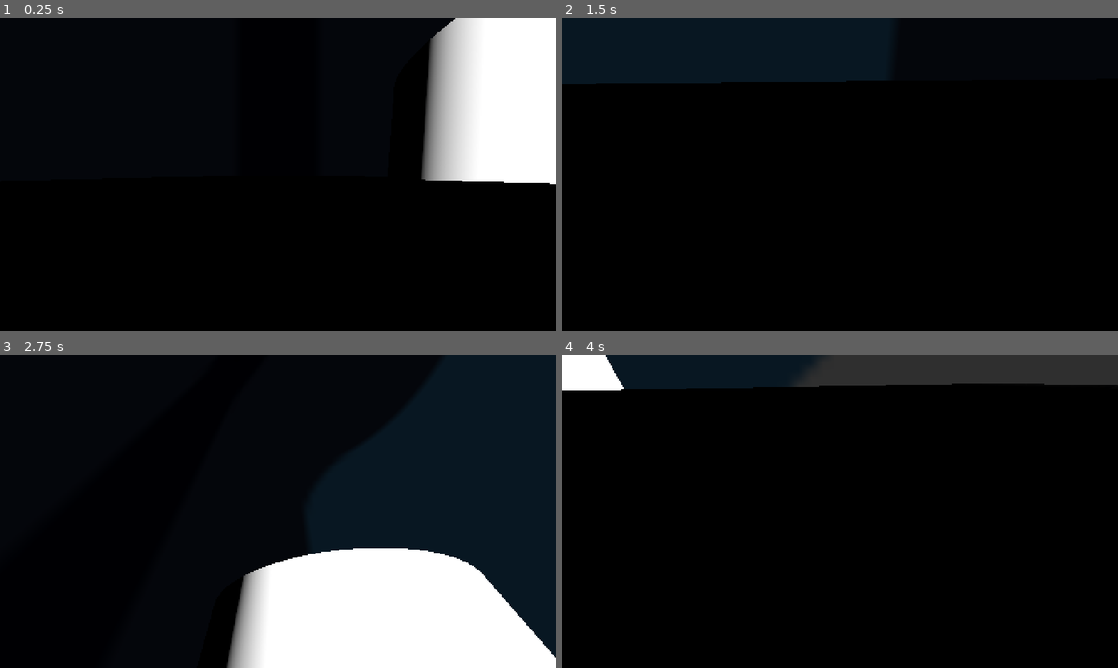
Above: before the commit, frames 1-4 (two rows, left to right).
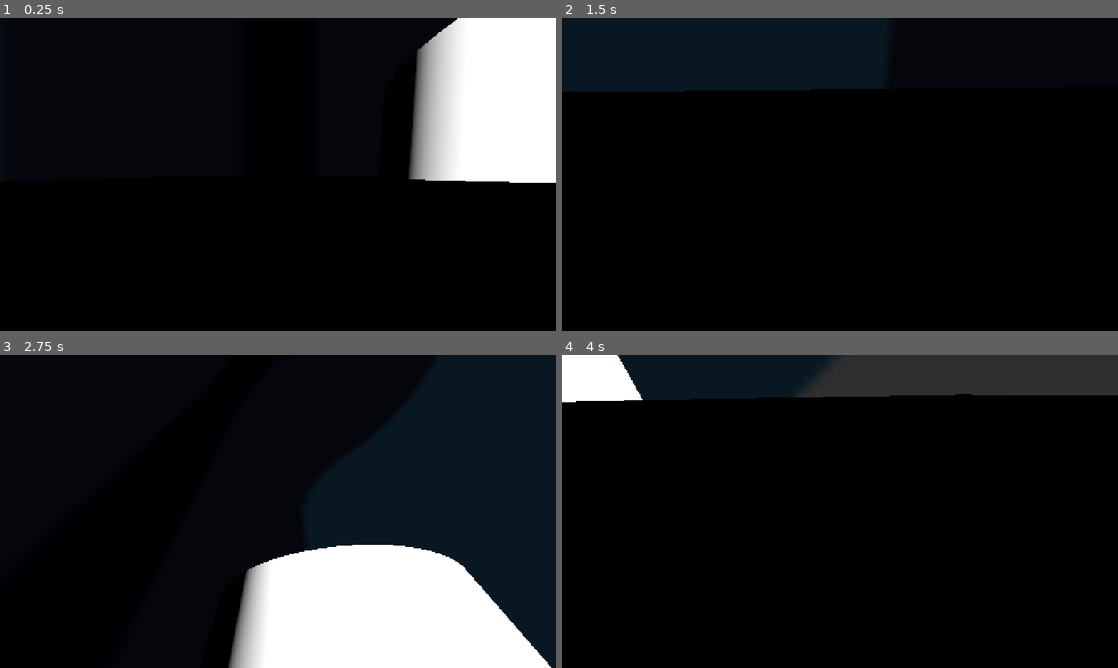
Above: after the commit, the same moments.

Repository: khromeengine/let-me-fix-my-controls
Game: Godot game, scene res://scenes/levels/level_test.tscn
Same seed, same stepped clock (60 frames per second), same inputs: the game is played once before the commit and once after it. The engine's default icon, where the game draws it, is replaced by a stand-in: a white triangle on a blue panel in a dark square.
Inputs (mouse positions are in pixels of both pictures, inside the frame that each line leads up to):
- Up to frame 1 (0.25 s): no input
- Up to frame 2 (1.5 s): tap Enter at 0.5 s; move the mouse to (962, 158) at 0.52 s; hold Space (strafe_right) 0.53-1.25 s; click (962, 158) at 0.67 s; drag from (728, 190) to (812, 237) at 1.27 s
- Up to frame 3 (2.75 s): tap Space (strafe_right) at 2 s; move the mouse to (333, 442) at 2.02 s; hold Space (strafe_right) from 2.03 s (still down); click (333, 442) at 2.17 s
- Up to frame 4 (4 s): release Space (strafe_right) at 2.75 s; tap Enter at 2.75 s; drag from (812, 574) to (673, 464) at 2.77 s; tap Space (strafe_right) at 3.5 s; move the mouse to (1006, 558) at 3.52 s; hold A (strafe_left) from 3.53 s (still down); click (1006, 558) at 3.67 s

The runs differ from the first frame. In frame 1, 4.5% of the frame differs, in the area x 73-100%, y 0-54%; in frame 2, 1.5%; in frame 3, 1.4%; in frame 4, 3.8%.

Commit message:
some more slierdsers

Diff:
--- a/scenes/in_game_menu.tscn
+++ b/scenes/in_game_menu.tscn
@@ -78,7 +78,7 @@
 layout_mode = 2
 text = "Exit Game"
 
-[node name="SettingsMenu" type="Control" parent="." unique_id=1858310855 node_paths=PackedStringArray("control_body", "sound_body", "control_selection_button", "sound_selection_button", "return_button")]
+[node name="SettingsMenu" type="Control" parent="." unique_id=1858310855 node_paths=PackedStringArray("game_body", "control_body", "sound_body", "game_selection_button", "control_selection_button", "sound_selection_button", "return_button", "sensitivity_slider", "fov_slider")]
 layout_mode = 1
 anchors_preset = 8
 anchor_left = 0.5
@@ -92,11 +92,15 @@
 grow_horizontal = 2
 grow_vertical = 2
 script = ExtResource("2_0rq4b")
+game_body = NodePath("SettingsBody/ToggleSettings/GameBody")
 control_body = NodePath("SettingsBody/ToggleSettings/ControlsBody")
 sound_body = NodePath("SettingsBody/ToggleSettings/SoundBody")
+game_selection_button = NodePath("SettingsBody/SettingSelect/SettingsSelection/GameButton")
 control_selection_button = NodePath("SettingsBody/SettingSelect/SettingsSelection/ControlsButton")
 sound_selection_button = NodePath("SettingsBody/SettingSelect/SettingsSelection/SoundButton")
 return_button = NodePath("SettingsBody/SettingSelect/SettingsSelection/ReturnButton")
+sensitivity_slider = NodePath("SettingsBody/ToggleSettings/GameBody/CameraSensitivity/HSlider")
+fov_slider = NodePath("SettingsBody/ToggleSettings/GameBody/FOV/HSlider")
 
 [node name="SettingsBody" type="HBoxContainer" parent="SettingsMenu" unique_id=1183975511]
 layout_mode = 1
@@ -129,6 +133,10 @@
 offset_bottom = 75.0
 size_flags_vertical = 0
 
+[node name="GameButton" type="Button" parent="SettingsMenu/SettingsBody/SettingSelect/SettingsSelection" unique_id=715842410]
+layout_mode = 2
+text = "Game"
+
 [node name="ControlsButton" type="Button" parent="SettingsMenu/SettingsBody/SettingSelect/SettingsSelection" unique_id=1615069969]
 layout_mode = 2
 text = "Controls
@@ -147,7 +155,42 @@
 size_flags_horizontal = 3
 size_flags_stretch_ratio = 6.89
 
+[node name="GameBody" type="VBoxContainer" parent="SettingsMenu/SettingsBody/ToggleSettings" unique_id=2106940033]
+layout_mode = 0
+offset_right = 40.0
+offset_bottom = 40.0
+
+[node name="CameraSensitivity" type="HBoxContainer" parent="SettingsMenu/SettingsBody/ToggleSettings/GameBody" unique_id=1692095144]
+layout_mode = 2
+
+[node name="Label" type="Label" parent="SettingsMenu/SettingsBody/ToggleSettings/GameBody/CameraSensitivity" unique_id=1405257163]
+layout_mode = 2
+text = "Camera Sensitivity"
+
+[node name="HSlider" type="HSlider" parent="SettingsMenu/SettingsBody/ToggleSettings/GameBody/CameraSensitivity" unique_id=250603064]
+custom_minimum_size = Vector2(100, 0)
+layout_mode = 2
+size_flags_horizontal = 10
+max_value = 1.0
+step = 0.01
+
+[node name="FOV" type="HBoxContainer" parent="SettingsMenu/SettingsBody/ToggleSettings/GameBody" unique_id=1273951729]
+layout_mode = 2
+
+[node name="Label" type="Label" parent="SettingsMenu/SettingsBody/ToggleSettings/GameBody/FOV" unique_id=1406435474]
+layout_mode = 2
+text = "FOV"
+
+[node name="HSlider" type="HSlider" parent="SettingsMenu/SettingsBody/ToggleSettings/GameBody/FOV" unique_id=1925099711]
+custom_minimum_size = Vector2(100, 0)
+layout_mode = 2
+size_flags_horizontal = 10
+min_value = 40.0
+max_value = 120.0
+value = 85.0
+
 [node name="ControlsBody" type="ScrollContainer" parent="SettingsMenu/SettingsBody/ToggleSettings" unique_id=1360096592]
+visible = false
 custom_minimum_size = Vector2(250, 300)
 propagate_maximum_size = true
 layout_mode = 1
--- a/scripts/globals/controls_manager.gd
+++ b/scripts/globals/controls_manager.gd
@@ -1,10 +1,14 @@
 extends Node
 
 var camera_sensitivity: float = 0.1
+var fov: float = 80
 
 signal open_pause_menu
 signal open_controls_menu
 signal closed_pause_menu
+
+signal camera_sens_change(float)
+signal fov_change(float)
 
 signal add_bind(StringName, InputEvent)
 signal remove_bind(StringName, InputEvent)
@@ -25,6 +29,7 @@
 	closed_pause_menu.connect(_on_closed_pause_menu)
 	open_pause_menu.connect(_on_open_pause_menu)
 	open_controls_menu.connect(_on_open_controls_menu)
+	camera_sens_change.connect(_on_cam_sens_change)
 
 
 func get_total_strength_of_action(action: StringName) -> float:
@@ -42,15 +47,23 @@
 
 
 func _on_open_pause_menu():
+	Input.mouse_mode = Input.MOUSE_MODE_VISIBLE
 	paused = true
 
 
 func _on_closed_pause_menu():
+	Input.mouse_mode = Input.MOUSE_MODE_CONFINED_HIDDEN
 	paused = false
 
 
 func _on_open_controls_menu():
+	Input.mouse_mode = Input.MOUSE_MODE_VISIBLE
 	paused = true
+
+
+func _on_cam_sens_change(sens: float):
+	print("asdf")
+	camera_sensitivity = sens
 
 
 func _handle_add_bind(action: StringName, input: InputEvent):
--- a/scripts/player_character.gd
+++ b/scripts/player_character.gd
@@ -25,6 +25,10 @@
 @onready var cam_yaw = $CameraYaw
 @onready var cam_pitch = $CameraYaw/CameraPitch
 @onready var look_direction = $CameraYaw/CameraPitch/LookDirection
+
+
+func _ready() -> void:
+	ControlsManager.fov_change.connect(_on_fov_change)
 
 
 func _physics_process(delta: float) -> void:
@@ -124,3 +128,7 @@
 		do_camera_movement(Vector2(event.screen_relative.x, event.screen_relative.y * default_cam_y_ratio))
 
 		get_viewport().set_input_as_handled()
+
+
+func _on_fov_change(fov: float):
+	camera.fov = fov
--- a/scripts/settings_menu.gd
+++ b/scripts/settings_menu.gd
@@ -2,33 +2,60 @@
 extends Control
 
 enum CurrentMenu {
+	GAME,
 	CONTROL,
 	SOUND,
 }
 
 
+@export var game_body: Container
 @export var control_body: Container
 @export var sound_body: Container
+@export var game_selection_button: Button
 @export var control_selection_button: Button
 @export var sound_selection_button: Button
 @export var return_button: Button
+@export var sensitivity_slider: HSlider
+@export var fov_slider: HSlider
 
 
-var state: CurrentMenu = CurrentMenu.CONTROL
+var state: CurrentMenu = CurrentMenu.GAME
 
 
 func _ready():
+	game_selection_button.pressed.connect(open_game_menu)
 	control_selection_button.pressed.connect(open_control_menu)
 	sound_selection_button.pressed.connect(open_sound_menu)
+	sensitivity_slider.value_changed.connect(sensitivity_change)
+	fov_slider.value_changed.connect(fov_change)
+	fov_slider.value = ControlsManager.fov
+	sensitivity_slider.value = ControlsManager.camera_sensitivity
+
+
+func open_game_menu():
+	state = CurrentMenu.GAME
+	game_body.visible = true
+	sound_body.visible = false
+	control_body.visible = false
 
 
 func open_control_menu():
 	state = CurrentMenu.CONTROL
+	game_body.visible = false
 	sound_body.visible = false
 	control_body.visible = true
 
 
 func open_sound_menu():
 	state = CurrentMenu.SOUND
+	game_body.visible = false
 	sound_body.visible = true
 	control_body.visible = false
+
+
+func sensitivity_change(sens):
+	ControlsManager.camera_sens_change.emit(sens)
+
+
+func fov_change(fov):
+	ControlsManager.fov_change.emit(fov)
